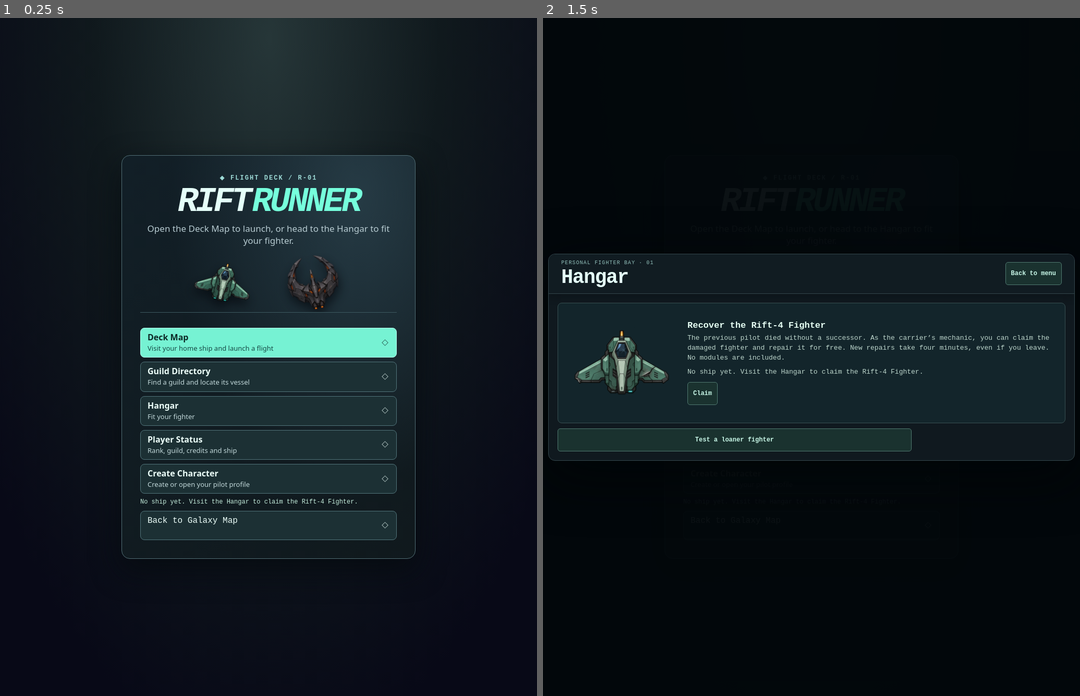
Above: before the commit, frames 1-2 (left to right).
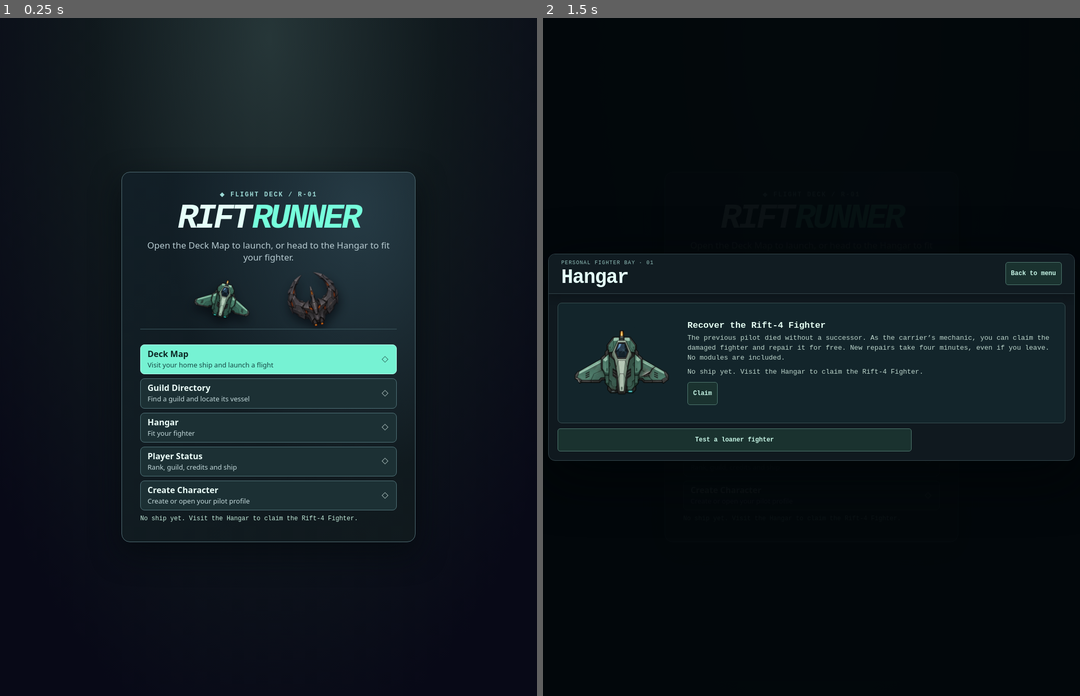
Above: after the commit, the same moments.

Repository: gambizt3-dev/rift-runner
Game: browser game, page index.html
Same seed, same stepped clock (60 frames per second), same inputs: the game is played once before the commit and once after it.
Inputs (mouse positions are in pixels of both pictures, inside the frame that each line leads up to):
- Up to frame 1 (0.25 s): no input
- Up to frame 2 (1.5 s): click "Open the Deck Map to launch, …" at 0.27 s; hold Down 1.03-1.3 s; click (811, 424) at 1.07 s; tap Space at 1.1 s; hold Down from 1.35 s (still down)

The runs differ from the first frame. In frame 1, 7.0% of the frame differs, in the area x 22-78%, y 20-80%; in frame 2, less than 0.1%.

Commit message:
Fix stray menu link, expedition loading state, and compact flight HUDs

Diff:
--- a/galaxy-map.html
+++ b/galaxy-map.html
@@ -16,7 +16,7 @@
 <script src="./fighter-parking.js?v=2" defer></script>
 <script src="./cross-battle.js?v=1" defer></script>
 <script src="./rift-multiplayer.js?v=1" defer></script>
-<script src="./galaxy-map.js?v=249" defer></script>
+<script src="./galaxy-map.js?v=250" defer></script>
 </head>
 <body>
 <main id="galaxy-atlas" class="atlas" aria-labelledby="galaxy-title">
--- a/galaxy-map.js
+++ b/galaxy-map.js
@@ -69,7 +69,7 @@
  const privateMirror=window.location?.hostname==='rift-runner.boundlessghost16.chatgpt.site';
  const onlineGameOrigin=privateMirror?'https://rift-runner.gambizt3.workers.dev':'';
  const sharedId='blackwake-online',sharedAllies=get('galaxy-online-allies'),sharedOpposition=get('galaxy-online-opposition');
- let shared=null,sharedOption=null,sharedInFlight=false,sharedChecked=-Infinity;
+ let shared=null,sharedOption=null,sharedInFlight=false,sharedSettled=false,sharedChecked=-Infinity;
  const pirateId='blackwake',crossId='blackwake-engagement',crossAction=get('galaxy-cross-action');
  let cross=null,crossPending=false,crossChecked=-Infinity,pirateOption=null,engagementOption=null;
  const home=data[0],corsair=data.find(w=>w.id==='pirates'),pinsByTile=new Map(),
@@ -306,7 +306,8 @@
      x:b.x,y:b.y,sector:b.sector,status:b.status,autonomous:b.autonomous===true&&b.status==='running',joinable:b.joinable&&b.status!=='complete',sides:[...b.sides],instance:typeof b.instance==='string'&&/^[0-9a-f]{8}(?:-[0-9a-f]{4}){3}-[0-9a-f]{12}$/i.test(b.instance)?b.instance:null
     }:null;
   }).catch(()=>null).then(result=>{
-   if(!shared&&!result)return;
+   const first=!sharedSettled;sharedSettled=true;
+   if(!first&&!shared&&!result)return;
    shared=result;showSharedOption();updateInvite();
    if(chosen===sharedId){
     if(shared)updateDetail();
@@ -634,7 +635,7 @@
   if(commanderDetail){commanderDetail.hidden=!id;commanderDetail.textContent=id?commanderLabel(id):'';}
   sector.textContent=onlineBattle?tiles[shared.sector].name:(pirate||engagement)?tiles[cross.location.sector].name:chosen==='bifrost'?(bifrostView?.sector?tiles[bifrostView.sector].name:'Signal pending'):w?.code??tileCode(tile());
   description.textContent=onlineBattle?(shared.autonomous?'NPC crews are already fighting. You can join the same live r …(883 unchanged characters)…
-  const message=w===pirateHideout?(picker||transit?'Fixed landmark':shared?.joinable?'Expedition open · Choose a side to join.':'Expedition unavailable · You can still  …(350 unchanged characters)…
+  const message=w===pirateHideout?(picker||transit?'Fixed landmark':shared?.joinable?'Expedition open · Choose a side to join.':!sharedSettled&&typeof window.RiftMultiplayer?.info==='function'?'Checking expedition status…':'Expedition unavailable · You can still  …(350 unchanged characters)…
   if(status.textContent!==message)status.textContent=message;
   if(companyLink)companyLink.hidden=!!picker||chosen!=='bifrost';
   if(visitVessel){
--- a/index.html
+++ b/index.html
@@ -12,7 +12,7 @@
 <link rel="icon" type="image/png" href="rift-192.png">
 <title>Rift Runner</title>
 <meta name="description" content="Pilot a low hovercraft through a single test arena. Push cones and try the manual blaster.">
-<link rel="stylesheet" href="style.css?v=254">
+<link rel="stylesheet" href="style.css?v=255">
 <script src="blaster-sfx.js" defer></script>
 <script src="ballistic-sfx.js?v=13" defer></script>
 <script src="ballistic-burst-echo-sfx.js?v=2" defer></script>
--- a/style.css
+++ b/style.css
@@ -515,6 +515,7 @@
 .menu-choice:hover{border-color:#edfff9}.menu-choice-primary:hover{background:#a4fce9}
 .menu-choice:focus-visible{outline:2px solid #f6ff9c;outline-offset:3px}
 a.menu-choice{text-decoration:none}
+.menu-choice[hidden]{display:none}
 .arena-menu-entry{
  min-height:44px;max-inline-size:128px;padding:5px 8px;white-space:normal;
  font:750 12px/1.15 system-ui,sans-serif;background:#224b46;color:#dffff3;border-color:#8bc6b8;
@@ -704,8 +705,11 @@
 #arena-screen .flight-action-strip>.flight-cockpit-id{min-width:0}
 #arena-screen .flight-action-strip>.weapon-rack{justify-content:end}
 #vandul-countdown{font-size:clamp(11px,3.3vw,15px);padding:4px 9px}
-/* Keep carrier text and buttons out of the weapon row on narrow displays. */
-@media(max-width:720px){
+/* Phone landscape reserves room for the side sticks, so the strip is
+   narrow even if the viewport itself is wider than the portrait breakpoint. */
+@media (max-width:720px),
+       (orientation:landscape) and (max-height:530px) and (any-pointer:coarse),
+       (orientation:landscape) and (max-height:530px) and (hover:none){
  #arena-screen .flight-action-strip{flex-wrap:wrap;align-items:center}
  #arena-screen .flight-action-strip>.flight-cockpit-id{display:none}
  #arena-screen .flight-action-strip>.weapon-rack{padding-inline:3px}
@@ -719,6 +723,16 @@
  #arena-screen .flight-action-strip>#capital-dock-hud>button{
   min-width:44px;max-width:none;padding-inline:6px;font-size:11px;white-space:normal
  }
+ #arena-screen .flight-action-strip>#fleet-return-hud{
+  order:-1;flex:0 0 100%;flex-wrap:wrap;justify-content:flex-start
+ }
+ #arena-screen #fleet-return-status{flex:1 0 min(15ch,100%);overflow-wrap:break-word}
+ #arena-screen #fleet-return-action{min-width:44px;max-width:130px}
+ #arena-screen .flight-action-strip>#online-hud{
+  flex:1 1 0;min-width:0;justify-content:flex-start
+ }
+ #arena-screen #online-hud>output{flex:1 0 min(15ch,100%);min-width:0;overflow-wrap:break-word}
+ #arena-screen #online-hud>small:not([hidden]){flex:0 0 100%;overflow-wrap:break-word}
 }
 @media(pointer:coarse),(hover:none){
  .cabinet[data-view=arena]{grid-template-rows:minmax(0,1fr) auto}
--- a/tests/flight-cockpit.test.cjs
+++ b/tests/flight-cockpit.test.cjs
@@ -104,11 +104,20 @@
 test('narrow carrier cockpit reserves full width for docking status and wraps visible actions',()=>{
  const css=read('style.css');
  const html=read('index.html');
- const rules=css.slice(css.indexOf('/* Keep carrier text and buttons'),css.indexOf('@media(pointer:coarse)',css.indexOf('/* Keep carrier text and buttons')));
- assert.match(rules,/@media\(max-width:720px\)/);
+ const rules=css.slice(css.indexOf('/* Phone landscape reserves room'),css.indexOf('@media(pointer:coarse)',css.indexOf('/* Phone landscape reserves room')));
+ assert.match(rules,/@media \(max-width:720px\),/);
+ assert.match(rules,/\(orientation:landscape\) and \(max-height:530px\) and \(any-pointer:coarse\)/);
  assert.match(rules,/\.flight-action-strip\{flex-wrap:wrap/);
  assert.match(rules,/#capital-dock-hud\{\s*flex:0 0 100%;flex-wrap:wrap/);
  assert.match(rules,/#capital-dock-hud>output\{\s*flex:0 0 100%;min-width:0/);
  assert.match(rules,/#capital-dock-hud>button\{\s*min-width:44px/);
  assert.match(html,/<button id="resolute-drill" type="button" hidden>/);
+ assert.match(rules,/#fleet-return-hud\{\s*order:-1;flex:0 0 100%;flex-wrap:wrap/);
+ assert.match(rules,/#online-hud\{\s*flex:1 1 0;min-width:0/);
 });
+
+
+test('the unavailable-spectate shortcut remains hidden on the normal main menu',()=>{
+ assert.match(read('index.html'),/class="menu-choice" id="cross-watch-unavailable" [^>]*hidden/);
+ assert.match(read('style.css'),/\.menu-choice\[hidden\]\{display:none\}/);
+});
--- a/tests/galaxy-map.test.cjs
+++ b/tests/galaxy-map.test.cjs
@@ -62,7 +62,7 @@
  assert.match(html,/class="control back" href="\.\/carrier\.html"/);
  assert.doesNotMatch(html,/class="atlas-head"|class="chart-cap"|Rift Runner <span> \/ <\/span> Navigation/,'the map has no visible title or tile header');
  assert.match(html,/<h1 class="atlas-sr-only" id="galaxy-title">Galaxy Map<\/h1>/);
- assert.match(html,/viewport-fit=cover/);assert.match(html,/galaxy-map.js\?v=249/);
+ assert.match(html,/viewport-fit=cover/);assert.match(html,/galaxy-map.js\?v=250/);
  assert.doesNotMatch(html,/\bfire-button\b|\bgame\.js\b|galaxy-route|class="lanes"|id="galaxy-fly"|galaxy-explore|galaxy-(east|west)/);
  assert.match(read('galaxy-map.css'),/\.viewport\{[^}]+touch-action:none/);
  assert.equal(q.el('galaxy-find').kids.length,28,'prompt, 19 planets, three moons, a giant asteroid, the signal, the hideout and two carriers');
@@ -904,3 +904,15 @@
  assert.ok(stars.kids.every(k=>k.getAttribute('fill')==='#ffdb6c'));
  assert.match(q.carrier.getAttribute('aria-label'),/Armada of 4 vessels/);
 });
+
+
+test('Pirate Hideout shows a status check before reporting that the expedition is unavailable',async()=>{
+ let finish;
+ const q=setup({multiplayer:{info:()=>new Promise(resolve=>{finish=resolve;})}});
+ q.pin('pirate-hideout').send('keydown',{key:'Enter'});
+ assert.equal(q.el('location-route').textContent,'Checking expedition status…');
+ assert.equal(q.el('galaxy-online-allies').hidden,true);
+ finish(null);
+ await new Promise(resolve=>setImmediate(resolve));
+ assert.match(q.el('location-route').textContent,/Expedition unavailable/);
+});
